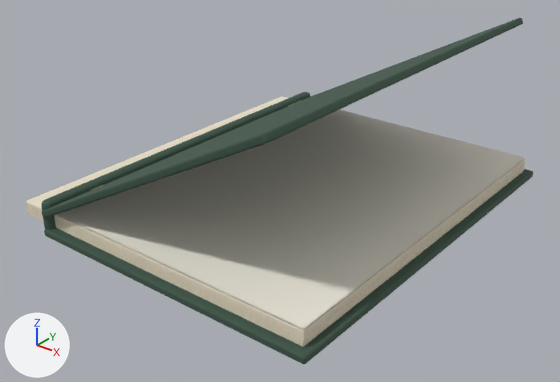
One commit to the glTF model keepsake/public/room/shared/scrapbook.glb: the scene before it, then after it.
Camera for both pictures: a camera (50 mm lens) standing at (0.623, -0.627, 0.394) and looking at (0.149, -0.034, 0.026). Lighting does not change. The marker at lower left points along +X, +Y and +Z. The older version comes first. Both versions are drawn at frame 7 of the action 'OpenBook'; the numbers are the values there.

The older version as bpy lines, for what is in view:
```python
me_cube_012 = bpy.data.meshes.new('Cube.012')
me_cube_012.from_pydata(...)  # 96 vertices, 188 faces; spans x -0.007..0.007, y -0.226..0.226, z -0.019..0.019
me_cube_012.materials.append(mat_book_linen)
ob_book_cover_hinge = bpy.data.objects.new('Book_Cover_Hinge', None)
ob_book_cover_hinge.location = (0.0, 0.0, 0.029)
ob_book_cover_hinge.rotation_euler = (0.0, -0.492, 0.0)  # degrees (0, -28, 0)
ob_book_left_pages = bpy.data.objects.new('Book_Left_Pages', None)
ob_book_left_pages.location = (0.0, 0.0, 0.0)
ob_book_left_pages.scale = (0.157, 1.0, 1.0)
ob_book_spine = bpy.data.objects.new('Book_Spine', me_cube_012)
ob_book_spine.location = (-0.008, 0.0, 0.02)
# also in view: 'Book_Turning_Page' at (0.16, 0.0, 0.026); 'Book_Right_Block' at (0.16, 0.0, 0.016); 'Book_Front_Cover' at (0.141, 0.0, 0.105); 'Book_Back_Cover' at (0.16, 0.0, 0.004); 'Book_Left_Block' at (-0.025, 0.0, 0.016)
```
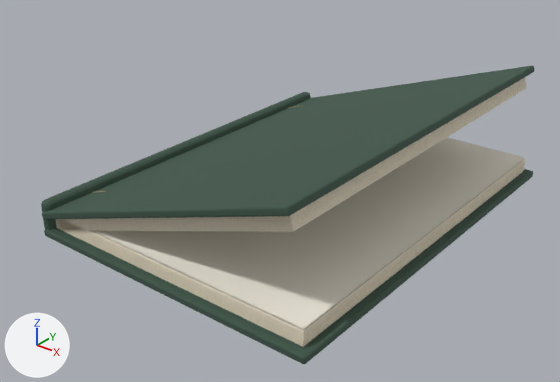
ob_book_left_pages is not drawn itself; it is the parent of ob_book_left_block, ob_book_left_edge_00, ob_book_left_edge_01, ob_book_left_edge_02, ob_book_left_edge_03, ob_book_left_edge_04, ob_book_left_edge_05, ob_book_left_edge_06.
ob_book_cover_hinge is not drawn itself; it is the parent of ob_book_front_cover, ob_book_stitch, ob_book_stitch_001.

The change, as a list of edits to the scene's bpy script:
```text
Change ob_book_left_pages:
    ob_book_left_pages.scale: (0.157, 1.0, 1.0) -> (1.0, 1.0, 1.0)
    ob_book_left_pages.location: (0.0, 0.0, 0.0) -> (-0.00128, 0.0, 0.0302)
    ob_book_left_pages.rotation_euler: (0.0, 0.0, 0.0) -> (0.0, 2.815, 0.0)  # degrees (0, 0, 0) -> degrees (0, 161, 0)
Change ob_book_cover_hinge:
    ob_book_cover_hinge.location: (0.0, 0.0, 0.029) -> (0.0, 0.0, 0.0264)
    ob_book_cover_hinge.rotation_euler: (0.0, -0.492, 0.0) -> (0.0, -0.327, 0.0)  # degrees (0, -28, 0) -> degrees (0, -19, 0)
```

Pixel boxes (x1, y1, x2, y2) of what changed, in the pictures (560 x 382 px):
'Book_Front_Cover', moved, turned
    before: (41, 18, 523, 218)
    after: (42, 66, 535, 219)
'Book_Left_Block', moved, turned, rescaled
    before: (26, 96, 288, 227)
    after: (58, 78, 526, 232)
'Book_Left_Edge_04', moved, turned, rescaled (not visible before)
    after: (75, 82, 525, 224)
'Book_Left_Edge_03', moved, turned, rescaled (not visible before)
    after: (114, 81, 524, 222)
'Book_Left_Edge_02', moved, turned, rescaled (not visible before)
    after: (57, 81, 521, 221)
'Book_Left_Edge_05', moved, turned, rescaled (not visible before)
    after: (58, 83, 526, 226)
'Book_Left_Edge_07', moved, turned, rescaled (not visible before)
    after: (60, 86, 527, 229)
'Book_Left_Edge_06', moved, turned, rescaled (not visible before)
    after: (293, 86, 524, 227)
'Book_Left_Edge_01', moved, turned, rescaled (not visible before)
    after: (300, 80, 520, 210)
'Book_Stitch', moved, turned
    before: (91, 185, 104, 190)
    after: (92, 191, 106, 193)
